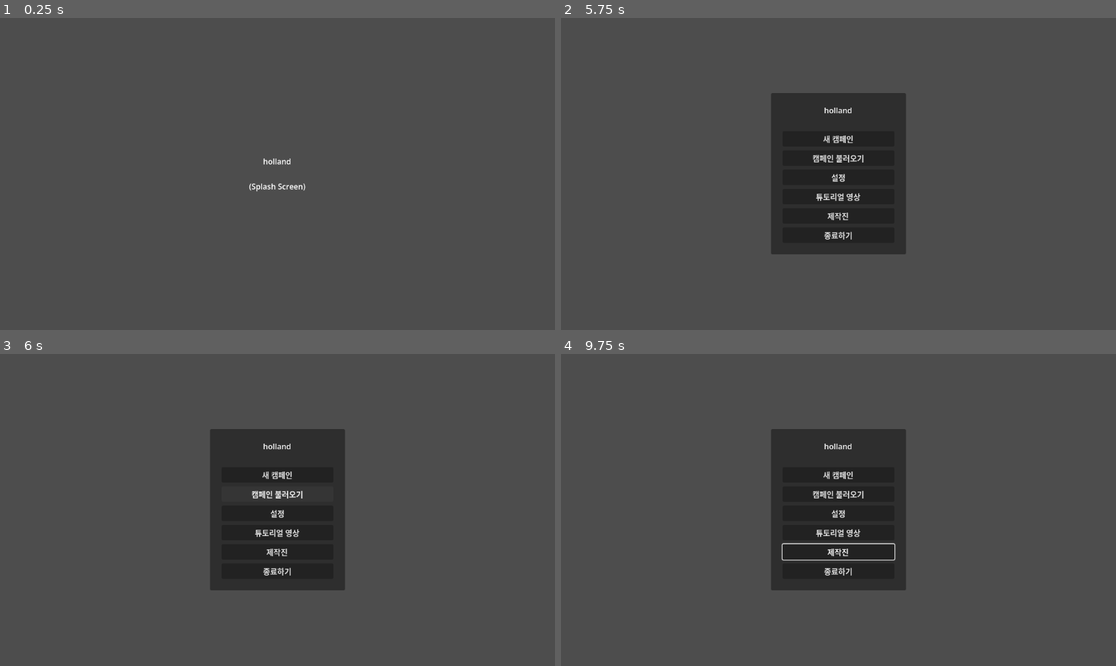
Above: before the commit, frames 1-4 (two rows, left to right).
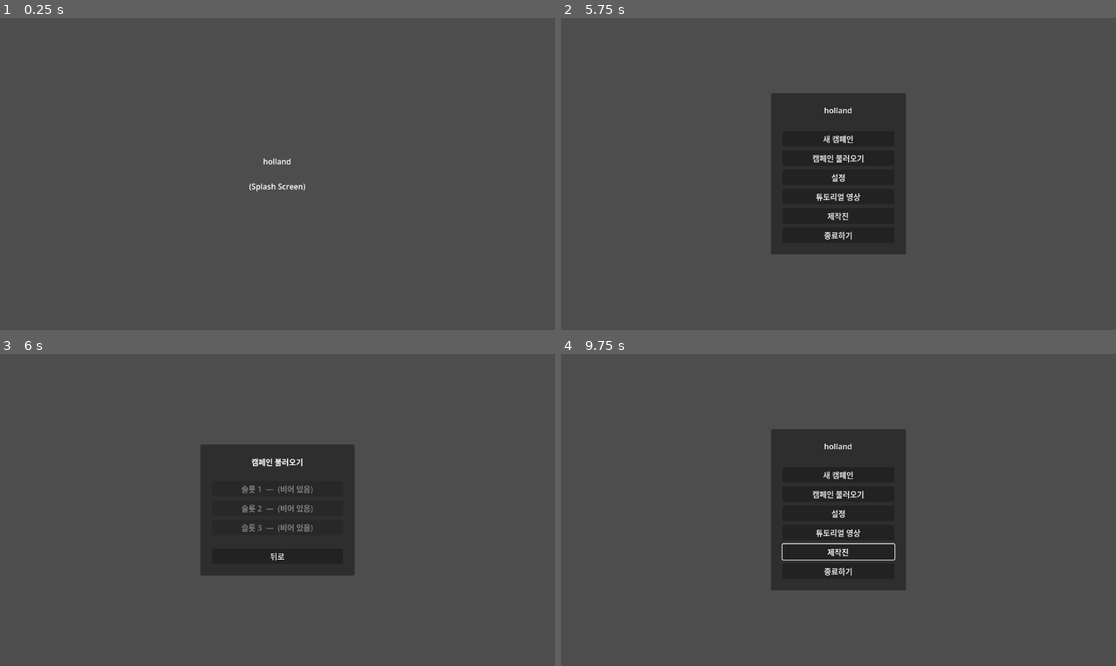
Above: after the commit, the same moments.

Repository: KwangSon/holland
Game: Godot game, scene res://src/main.tscn
Two runs of this game, one before a commit and one after it. Both use one fixed random seed, a clock stepped at 60 frames per second and the inputs below.
Inputs (mouse positions are in pixels of both pictures, inside the frame that each line leads up to):
- Up to frame 1 (0.25 s): no input
- Up to frame 2 (5.75 s): tap Enter at 0.5 s; move the mouse to (960, 158) at 0.52 s; hold Right (ui_right) 0.53-1.25 s; hold Shift 0.53-1.25 s; click (960, 158) at 0.67 s; tap Space at 1.25 s; drag from (727, 189) to (810, 236) at 1.27 s; click "새 캠페인" at 2 s; click "⏸" at 2.75 s; click "▶" at 3.5 s; click "X" at 4.25 s; click "타이틀로" at 5 s
- Up to frame 3 (6 s): click (277, 494) at 5.75 s, where only the run after the commit has a clickable "캠페인 불러오기"
- Up to frame 4 (9.75 s): click (838, 556) at 6.5 s, where only the run after the commit has a clickable "뒤로"; click (838, 513) at 7.25 s, where only the run after the commit has a clickable "설정"; click (838, 531) at 8 s, where only the run after the commit has a clickable "튜토리얼 영상"; click (838, 550) at 8.75 s, where only the run after the commit has a clickable "제작진"; tap Enter at 9.5 s; move the mouse to (894, 441) at 9.52 s; hold Right (ui_right) from 9.53 s (still down); tap Ctrl at 9.6 s

Frames 1-2 are identical in both runs. In frame 3, 4.7% of the frame differs, in the area x 36-64%, y 24-76%; in frame 4, nothing differs.

Commit message:
add run away

Diff:
--- a/src/combat/combat_board.gd
+++ b/src/combat/combat_board.gd
@@ -87,8 +87,6 @@
 	occupied.erase(cell)
 
 
-## Flat-top odd-q offset → cube coordinates (matches Godot's TILE_LAYOUT_DIAMOND_DOWN + TILE_OFFSET_AXIS_VERTICAL).
-## Reference: https://www.redblobgames.com/grids/hexagons/#conversions-offset
 func _to_cube(cell: Vector2i) -> Vector3i:
 	# odd-q vertical layout: q = x, r = y - floor(x/2), s = -q - r
 	var q := cell.x
--- a/src/global/screen_manager.gd
+++ b/src/global/screen_manager.gd
@@ -32,6 +32,9 @@
 ## data 딕셔너리는 새 화면의 initialize() 메서드에 전달된다.
 func change_screen(target: Screen, data: Dictionary = {}) -> void:
 	assert(target != Screen.NONE, "ScreenManager: cannot change to NONE screen")
+
+	# 화면 전환 시 일시정지 해제
+	get_tree().paused = false
 
 	var from: Screen = current_screen
 
--- a/src/screen/combat_screen.gd
+++ b/src/screen/combat_screen.gd
@@ -43,6 +43,10 @@
 var _attack_mode: bool = false
 var _pause_menu: PauseMenuPopup
 
+var _result_panel: PanelContainer
+var _result_label: Label
+var _result_btn: Button
+
 # Hover pathfinding
 var _hovered_cell: Vector2i = Vector2i(-1, -1)
 var _hover_path: Array[Vector2i] = []
@@ -137,6 +141,7 @@
 	_build_top_bar(canvas)
 	_build_bottom_panel(canvas)
 	_build_pause_menu(canvas)
+	_build_result_popup(canvas)
 	_refresh_ui()
 
 
@@ -171,6 +176,12 @@
 	var right_spacer := Control.new()
 	right_spacer.size_flags_horizontal = Control.SIZE_EXPAND_FILL
 	hbox.add_child(right_spacer)
+
+	# 도망가기 버튼
+	var flee_btn := Button.new()
+	flee_btn.text = "도망가기"
+	flee_btn.pressed.connect(_on_flee_pressed)
+	hbox.add_child(flee_btn)
 
 	# 설정 (X) 버튼
 	var settings_btn := Button.new()
@@ -255,6 +266,35 @@
 			]
 		)
 	)
+
+
+func _build_result_popup(canvas: CanvasLayer) -> void:
+	_result_panel = PanelContainer.new()
+	_result_panel.set_anchors_preset(Control.PRESET_CENTER)
+	_result_panel.visible = false
+	canvas.add_child(_result_panel)
+
+	var margin := MarginContainer.new()
+	margin.add_theme_constant_override("margin_left", 32)
+	margin.add_theme_constant_override("margin_right", 32)
+	margin.add_theme_constant_override("margin_top", 32)
+	margin.add_theme_constant_override("margin_bottom", 32)
+	_result_panel.add_child(margin)
+
+	var vbox := VBoxContainer.new()
+	vbox.add_theme_constant_override("separation", 24)
+	vbox.alignment = BoxContainer.ALIGNMENT_CENTER
+	margin.add_child(vbox)
+
+	_result_label = Label.new()
+	_result_label.horizontal_alignment = HORIZONTAL_ALIGNMENT_CENTER
+	_result_label.add_theme_font_size_override("font_size", 32)
+	vbox.add_child(_result_label)
+
+	_result_btn = Button.new()
+	_result_btn.text = "확인"
+	_result_btn.pressed.connect(_on_result_confirm_pressed)
+	vbox.add_child(_result_btn)
 
 
 # ============================================================
@@ -561,11 +601,23 @@
 		_refresh_overlays()
 		_refresh_ui()
 		return
+	_phase = InputPhase.IDLE
 	_refresh_overlays()
-	_bottom_panel.visible = true
-	_unit_name_label.text = "승리!" if outcome == "victory" else "패배..."
-	_unit_stats_label.text = ""
-	get_tree().create_timer(2.0).timeout.connect(_on_back_pressed)
+	_bottom_panel.visible = false
+	_result_label.text = "전투 승리!" if outcome == "victory" else "전투 패배..."
+	_result_panel.visible = true
+
+
+func _on_result_confirm_pressed() -> void:
+	ScreenManager.change_screen(ScreenManager.Screen.EXPLORE)
+
+
+func _on_flee_pressed() -> void:
+	_phase = InputPhase.IDLE
+	_refresh_overlays()
+	_bottom_panel.visible = false
+	_result_label.text = "도망쳤습니다... (패배)"
+	_result_panel.visible = true
 
 
 func _on_settings_pressed() -> void:
--- a/src/screen/explore_screen.gd
+++ b/src/screen/explore_screen.gd
@@ -129,11 +129,14 @@
 	_zone_layer.name = "ZoneLayer"
 	add_child(_zone_layer)
 	for data: Dictionary in VILLAGE_ZONES:
-		var zone := VillageZone.create_zone(
-			data["name"],
-			data["position"],
-			ZONE_RADIUS,
-			data["encounter"],
+		var zone := (
+			VillageZone
+			. create_zone(
+				data["name"],
+				data["position"],
+				ZONE_RADIUS,
+				data["encounter"],
+			)
 		)
 		zone.marker_entered.connect(_on_zone_entered)
 		_zone_layer.add_child(zone)
@@ -201,10 +204,15 @@
 func _build_pause_menu(canvas: CanvasLayer) -> void:
 	_pause_menu = PauseMenuPopup.new()
 	canvas.add_child(_pause_menu)
-	_pause_menu.setup([
-		{"label": "타이틀로", "callback": _on_title_pressed},
-		{"label": "종료하기", "callback": _on_quit_pressed},
-	])
+	(
+		_pause_menu
+		. setup(
+			[
+				{"label": "타이틀로", "callback": _on_title_pressed},
+				{"label": "종료하기", "callback": _on_quit_pressed},
+			]
+		)
+	)
 
 
 # ============================================================
Not shown, changed: export_presets.cfg
